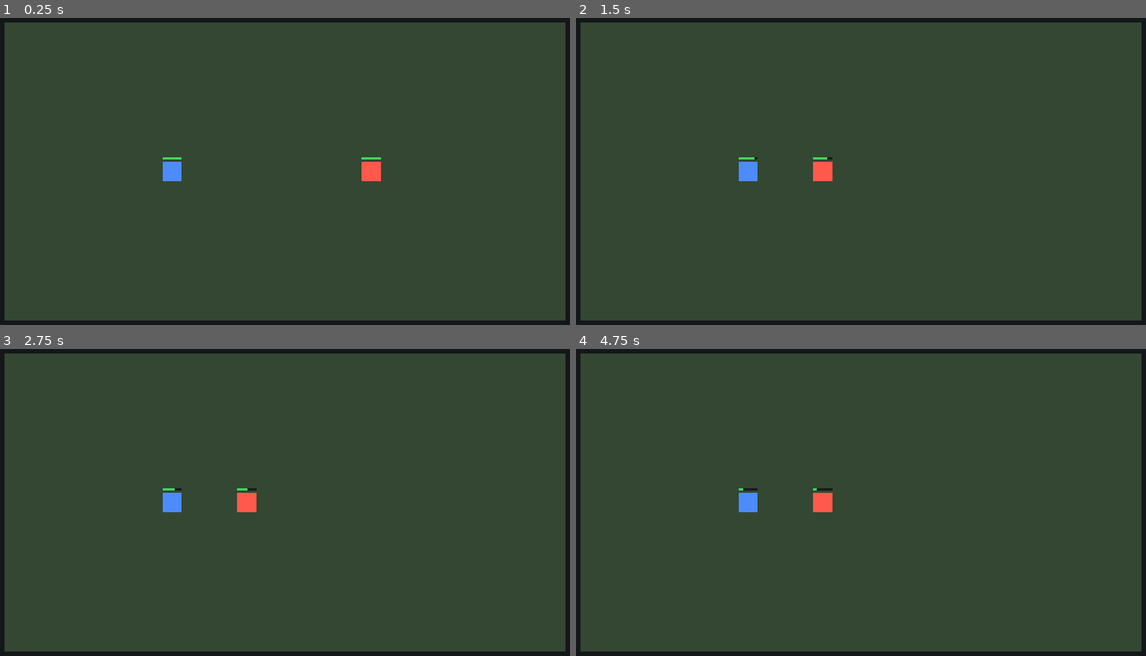
Above: before the commit, frames 1-4 (two rows, left to right).
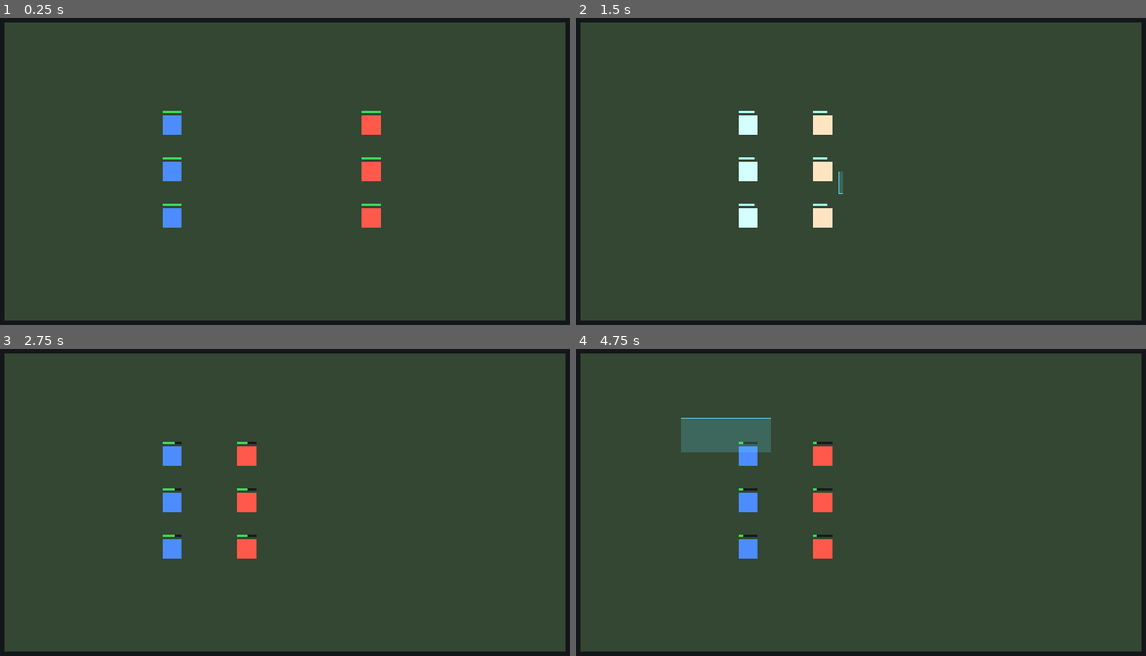
Above: after the commit, the same moments.

Repository: nugurejeil/projectSaint
Game: Godot game, scene res://scenes/Main.tscn
The game is run twice, just before and just after one commit, with the same random seed, the same clock (stepped at 60 frames per second) and the same inputs.
Inputs (mouse positions are in pixels of both pictures, inside the frame that each line leads up to):
- Up to frame 1 (0.25 s): no input
- Up to frame 2 (1.5 s): drag from (747, 171) to (918, 171) at 0.52 s; drag from (843, 171) to (832, 239) at 1.27 s
- Up to frame 3 (2.75 s): move the mouse to (347, 428) at 2.02 s; click (347, 428) at 2.17 s
- Up to frame 4 (4.75 s): drag from (832, 570) to (678, 453) at 2.77 s; move the mouse to (1043, 551) at 3.52 s; click (1043, 551) at 3.67 s; tap Enter at 4.25 s; drag from (678, 453) to (769, 419) at 4.27 s

The runs differ from the first frame. In frame 1, 0.9% of the frame differs, in the area x 28-67%, y 30-69%; in frame 2, 1.5%; in frame 3, 0.9%; in frame 4, 2.6%, in the area x 18-45%, y 22-69%.

Commit message:
P3: multi-select, 3v3 scale-up, and hit/move polish
Turns the round from a two-unit demo into something you can
actually play. Drag-box multi-select and grid-spread move commands
mean a 3v3 battle is controllable without single-click micro,
and hit flashes plus a fading move marker give the intent-and-
consequence loop enough feedback to feel like an RTS.

Refactored Unit's per-click Area2D input away — Main now owns
all mouse handling so drag and click share one code path.

Co-Authored-By: Claude Opus 4.7 (1M context) <noreply@anthropic.com>

Diff:
--- a/scenes/Main.tscn
+++ b/scenes/Main.tscn
@@ -1,7 +1,8 @@
-[gd_scene load_steps=4 format=3]
+[gd_scene load_steps=5 format=3]
 
 [ext_resource type="Script" path="res://scripts/Main.gd" id="1_main"]
 [ext_resource type="PackedScene" path="res://scenes/Unit.tscn" id="2_unit"]
+[ext_resource type="Script" path="res://scripts/DragBox.gd" id="3_dragbox"]
 
 [sub_resource type="SystemFont" id="SystemFont_result"]
 font_names = PackedStringArray("Apple SD Gothic Neo", "sans-serif")
@@ -18,11 +19,25 @@
 
 [node name="Units" type="Node2D" parent="."]
 
-[node name="PlayerUnit" parent="Units" instance=ExtResource("2_unit")]
+[node name="PlayerUnit1" parent="Units" instance=ExtResource("2_unit")]
+position = Vector2(400, 260)
+
+[node name="PlayerUnit2" parent="Units" instance=ExtResource("2_unit")]
 position = Vector2(400, 360)
 
-[node name="EnemyUnit" parent="Units" instance=ExtResource("2_unit")]
+[node name="PlayerUnit3" parent="Units" instance=ExtResource("2_unit")]
+position = Vector2(400, 460)
+
+[node name="EnemyUnit1" parent="Units" instance=ExtResource("2_unit")]
+position = Vector2(880, 260)
+team = 1
+
+[node name="EnemyUnit2" parent="Units" instance=ExtResource("2_unit")]
 position = Vector2(880, 360)
+team = 1
+
+[node name="EnemyUnit3" parent="Units" instance=ExtResource("2_unit")]
+position = Vector2(880, 460)
 team = 1
 
 [node name="UI" type="CanvasLayer" parent="."]
@@ -38,3 +53,6 @@
 horizontal_alignment = 1
 vertical_alignment = 1
 visible = false
+
+[node name="DragBox" type="Node2D" parent="."]
+script = ExtResource("3_dragbox")
--- a/scenes/Unit.tscn
+++ b/scenes/Unit.tscn
@@ -6,6 +6,7 @@
 size = Vector2(40, 40)
 
 [node name="Unit" type="Area2D"]
+input_pickable = false
 script = ExtResource("1_unit")
 
 [node name="Body" type="Polygon2D" parent="."]
--- /dev/null
+++ b/scripts/DragBox.gd
@@ -0,0 +1,28 @@
+extends Node2D
+
+var _visible_box: bool = false
+var _rect: Rect2 = Rect2()
+
+const FILL_COLOR := Color(0.4, 0.9, 1.0, 0.20)
+const OUTLINE_COLOR := Color(0.4, 0.9, 1.0, 0.90)
+const OUTLINE_WIDTH := 2.0
+
+
+func show_rect(rect: Rect2) -> void:
+	_visible_box = true
+	_rect = rect
+	queue_redraw()
+
+
+func hide_rect() -> void:
+	if not _visible_box:
+		return
+	_visible_box = false
+	queue_redraw()
+
+
+func _draw() -> void:
+	if not _visible_box:
+		return
+	draw_rect(_rect, FILL_COLOR, true)
+	draw_rect(_rect, OUTLINE_COLOR, false, OUTLINE_WIDTH)
--- a/scripts/Main.gd
+++ b/scripts/Main.gd
@@ -1,24 +1,141 @@
 extends Node2D
 
-var _selected_unit: Unit = null
+var _selected_units: Array[Unit] = []
 var _game_over: bool = false
+var _dragging: bool = false
+var _drag_start: Vector2 = Vector2.ZERO
 
 @onready var _units: Node2D = $Units
 @onready var _result_label: Label = $UI/ResultLabel
+@onready var _drag_box: Node2D = $DragBox
+
+const CLICK_DRAG_THRESHOLD: float = 5.0
+const MULTI_MOVE_SPACING: float = 50.0
+const MoveMarkerScript := preload("res://scripts/MoveMarker.gd")
 
 
 func _ready() -> void:
 	for u in _units.get_children():
 		if u is Unit:
-			var unit := u as Unit
-			unit.clicked.connect(_on_unit_clicked)
-			unit.died.connect(_on_unit_died)
+			(u as Unit).died.connect(_on_unit_died)
+
+
+func _unhandled_input(event: InputEvent) -> void:
+	if _game_over:
+		return
+	if event is InputEventMouseButton:
+		if event.button_index == MOUSE_BUTTON_LEFT:
+			if event.pressed:
+				_begin_drag(get_global_mouse_position())
+			else:
+				_end_drag(get_global_mouse_position())
+		elif event.button_index == MOUSE_BUTTON_RIGHT and event.pressed:
+			_issue_move_command(get_global_mouse_position())
+	elif event is InputEventMouseMotion and _dragging:
+		_drag_box.show_rect(_make_rect(_drag_start, get_global_mouse_position()))
+
+
+func _begin_drag(pos: Vector2) -> void:
+	_dragging = true
+	_drag_start = pos
+	_drag_box.show_rect(Rect2(pos, Vector2.ZERO))
+
+
+func _end_drag(pos: Vector2) -> void:
+	if not _dragging:
+		return
+	_dragging = false
+	_drag_box.hide_rect()
+	if (pos - _drag_start).length() < CLICK_DRAG_THRESHOLD:
+		_handle_click(pos)
+	else:
+		_select_units_in_rect(_make_rect(_drag_start, pos))
+
+
+func _make_rect(a: Vector2, b: Vector2) -> Rect2:
+	var top_left := Vector2(minf(a.x, b.x), minf(a.y, b.y))
+	var size := Vector2(absf(b.x - a.x), absf(b.y - a.y))
+	return Rect2(top_left, size)
+
+
+func _handle_click(pos: Vector2) -> void:
+	var clicked_unit := _unit_at_position(pos)
+	if clicked_unit != null and clicked_unit.team == Unit.TEAM_PLAYER:
+		print("[Main] click selected %s" % clicked_unit.name)
+		_set_selection([clicked_unit])
+	else:
+		_clear_selection()
+
+
+func _unit_at_position(pos: Vector2) -> Unit:
+	const HALF_UNIT := 20.0
+	for u in get_tree().get_nodes_in_group("units"):
+		var unit := u as Unit
+		if absf(pos.x - unit.global_position.x) <= HALF_UNIT and absf(pos.y - unit.global_position.y) <= HALF_UNIT:
+			return unit
+	return null
+
+
+func _select_units_in_rect(rect: Rect2) -> void:
+	var found: Array[Unit] = []
+	for u in get_tree().get_nodes_in_group("units"):
+		var unit := u as Unit
+		if unit.team != Unit.TEAM_PLAYER:
+			continue
+		if rect.has_point(unit.global_position):
+			found.append(unit)
+	print("[Main] box selected %d units in %s" % [found.size(), rect])
+	_set_selection(found)
+
+
+func _set_selection(units: Array[Unit]) -> void:
+	for u in _selected_units:
+		if is_instance_valid(u):
+			u.set_selected(false)
+	_selected_units = units
+	for u in _selected_units:
+		u.set_selected(true)
+
+
+func _clear_selection() -> void:
+	if _selected_units.is_empty():
+		return
+	print("[Main] cleared selection (%d units)" % _selected_units.size())
+	for u in _selected_units:
+		if is_instance_valid(u):
+			u.set_selected(false)
+	_selected_units.clear()
+
+
+func _issue_move_command(target: Vector2) -> void:
+	if _selected_units.is_empty():
+		return
+	_spawn_move_marker(target)
+	var count := _selected_units.size()
+	if count == 1:
+		_selected_units[0].move_to(target)
+		print("[Main] move %s -> %s" % [_selected_units[0].name, target])
+		return
+	var cols := ceili(sqrt(float(count)))
+	var rows := ceili(float(count) / float(cols))
+	var center_offset := Vector2(float(cols - 1) * 0.5, float(rows - 1) * 0.5)
+	for i in range(count):
+		var col := i % cols
+		var row := i / cols
+		var offset := (Vector2(float(col), float(row)) - center_offset) * MULTI_MOVE_SPACING
+		_selected_units[i].move_to(target + offset)
+	print("[Main] move %d units -> %s (grid %dx%d)" % [count, target, cols, rows])
+
+
+func _spawn_move_marker(pos: Vector2) -> void:
+	var marker: Node2D = MoveMarkerScript.new()
+	marker.position = pos
+	add_child(marker)
 
 
 func _on_unit_died(unit: Unit) -> void:
 	print("[Main] on_unit_died: %s" % unit.name)
-	if _selected_unit == unit:
-		_selected_unit = null
+	_selected_units.erase(unit)
 	_check_end_state()
 
 
@@ -47,40 +164,3 @@
 		_result_label.text = "패배"
 	_result_label.visible = true
 	print("[Main] GAME OVER -> %s (label visible=%s, text=%s)" % [_result_label.text, _result_label.visible, _result_label.text])
-
-
-func _unhandled_input(event: InputEvent) -> void:
-	if not (event is InputEventMouseButton):
-		return
-	if not event.pressed:
-		return
-	if event.button_index == MOUSE_BUTTON_LEFT:
-		_deselect()
-	elif event.button_index == MOUSE_BUTTON_RIGHT and _selected_unit != null:
-		var target := get_global_mouse_position()
-		_selected_unit.move_to(target)
-		print("[Main] move %s -> %s" % [_selected_unit.name, target])
-
-
-func _on_unit_clicked(unit: Unit) -> void:
-	if unit.team != Unit.TEAM_PLAYER:
-		print("[Main] click on non-player unit %s (team=%d) ignored" % [unit.name, unit.team])
-		return
-	_select(unit)
-
-
-func _select(unit: Unit) -> void:
-	if _selected_unit == unit:
-		return
-	if _selected_unit != null:
-		_selected_unit.set_selected(false)
-	_selected_unit = unit
-	_selected_unit.set_selected(true)
-	print("[Main] selected %s" % unit.name)
-
-
-func _deselect() -> void:
-	if _selected_unit != null:
-		print("[Main] deselected %s" % _selected_unit.name)
-		_selected_unit.set_selected(false)
-		_selected_unit = null
--- /dev/null
+++ b/scripts/MoveMarker.gd
@@ -0,0 +1,23 @@
+extends Node2D
+
+const RADIUS: float = 18.0
+const RING_WIDTH: float = 3.0
+const COLOR := Color(1.0, 0.9, 0.3, 1.0)
+const LIFETIME: float = 0.4
+const EXPAND_TO: float = 1.8
+
+var _elapsed: float = 0.0
+
+
+func _process(delta: float) -> void:
+	_elapsed += delta
+	var t := _elapsed / LIFETIME
+	if t >= 1.0:
+		queue_free()
+		return
+	modulate.a = 1.0 - t
+	scale = Vector2.ONE.lerp(Vector2(EXPAND_TO, EXPAND_TO), t)
+
+
+func _draw() -> void:
+	draw_arc(Vector2.ZERO, RADIUS, 0.0, TAU, 32, COLOR, RING_WIDTH)
--- a/scripts/Unit.gd
+++ b/scripts/Unit.gd
@@ -1,7 +1,6 @@
 class_name Unit
 extends Area2D
 
-signal clicked(unit: Unit)
 signal died(unit: Unit)
 
 @export var max_health: float = 100.0
@@ -16,6 +15,10 @@
 var _has_target: bool = false
 var _selected: bool = false
 var _cooldown_left: float = 0.0
+var _flash_time_left: float = 0.0
+
+const FLASH_DURATION: float = 0.15
+const FLASH_COLOR := Color(3.0, 3.0, 3.0, 1.0)
 
 @onready var _body: Polygon2D = $Body
 @onready var _hp_fill: Polygon2D = $HPBarFill
@@ -31,7 +34,6 @@
 func _ready() -> void:
 	health = max_health
 	add_to_group("units")
-	input_event.connect(_on_input_event)
 	_refresh_color()
 
 
@@ -39,6 +41,18 @@
 	_update_ai()
 	_update_combat(delta)
 	_update_movement(delta)
+	_update_flash(delta)
+
+
+func _update_flash(delta: float) -> void:
+	if _flash_time_left <= 0.0:
+		return
+	_flash_time_left -= delta
+	if _flash_time_left <= 0.0:
+		modulate = Color.WHITE
+		return
+	var t := _flash_time_left / FLASH_DURATION
+	modulate = Color.WHITE.lerp(FLASH_COLOR, t)
 
 
 func _update_ai() -> void:
@@ -95,6 +109,7 @@
 	var before := health
 	health -= amount
 	_hp_fill.scale.x = clampf(health / max_health, 0.0, 1.0)
+	_flash_time_left = FLASH_DURATION
 	print("[Unit] %s took %.0f dmg: %.0f -> %.0f" % [name, amount, before, health])
 	if health <= 0.0:
 		print("[Unit] %s died" % name)
@@ -119,9 +134,3 @@
 		_body.color = COLOR_ENEMY
 	else:
 		_body.color = COLOR_PLAYER_SELECTED if _selected else COLOR_PLAYER
-
-
-func _on_input_event(_viewport: Node, event: InputEvent, _shape_idx: int) -> void:
-	if event is InputEventMouseButton and event.pressed and event.button_index == MOUSE_BUTTON_LEFT:
-		clicked.emit(self)
-		get_viewport().set_input_as_handled()
Not shown, added: scripts/DragBox.gd.uid
Not shown, added: scripts/MoveMarker.gd.uid
Not shown, changed: todo.md
